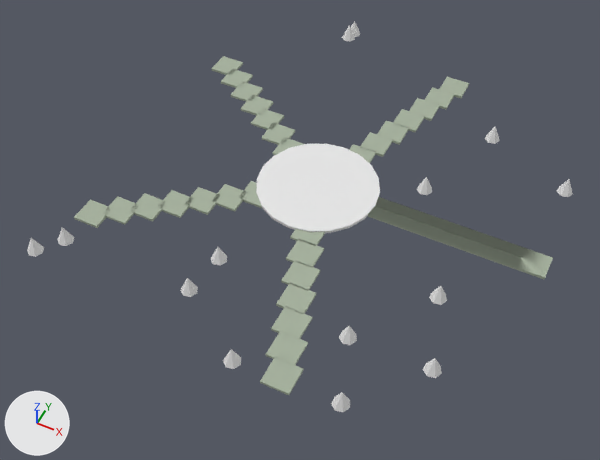
The OBJ model Project/four-districts/assets/models/layout_main.obj: old version first, new version second.
Rendered twice from a 50 mm lens placed at (27.9, -60.3, 67.0), pointed at (0.5, -5.6, -1.3). The lights are fixed; the arrows at lower left show +X, +Y and +Z. The older version comes first. Where no turn or scale is listed for an object, it has been applied to the vertices. Vertices at exactly the same position are counted once.

Script lines for the objects in view, before the commit:
```python
me_layout_main = bpy.data.meshes.new('layout_main')
me_layout_main.from_pydata(...)  # 460 vertices, 742 faces; spans x -22.7..26.5, y -25.8..28.4, z -0.1..3.0
# faces by material slot: [80, 466, 196]
me_layout_main.materials.append(mat_structure)  # white #e7e7e7
me_layout_main.materials.append(mat_ground)  # grey #a6b19e
me_layout_main.materials.append(mat_detail)  # white #e7e7e7
# before: 343 (26.1, 10.8, 1.0) at pixel (572, 194), 344 (25.2, 10.8, 3.0) at pixel (569, 178), 345 (25.7, 10.1, 1.0) at pixel (568, 197), 346 (25.2, 10.8, 1.0), 347 (25.0, 9.9, 1.0) at pixel (561, 196)
# before: 348 (24.3, 10.4, 1.0) at pixel (556, 191), 349 (24.3, 11.2, 1.0) at pixel (558, 187), 350 (25.0, 11.6, 1.0), 351 (25.7, 11.5, 1.0) at pixel (571, 189)
# before: 406 (21.1, -17.5, 1.0) at pixel (441, 373), 407 (20.2, -17.5, 3.0) at pixel (435, 357), 408 (20.7, -18.2, 1.0) at pixel (435, 378), 409 (20.2, -17.5, 1.0), 410 (20.0, -18.4, 1.0) at pixel (427, 376)
# before: 411 (19.3, -17.9, 1.0) at pixel (422, 369), 412 (19.3, -17.1, 1.0) at pixel (425, 363), 413 (20.0, -16.6, 1.0), 414 (20.7, -16.8, 1.0) at pixel (440, 366)
ob_layout_main = bpy.data.objects.new('layout_main', me_layout_main)
ob_layout_main.location = (0.0, 0.0, 0.0)
```
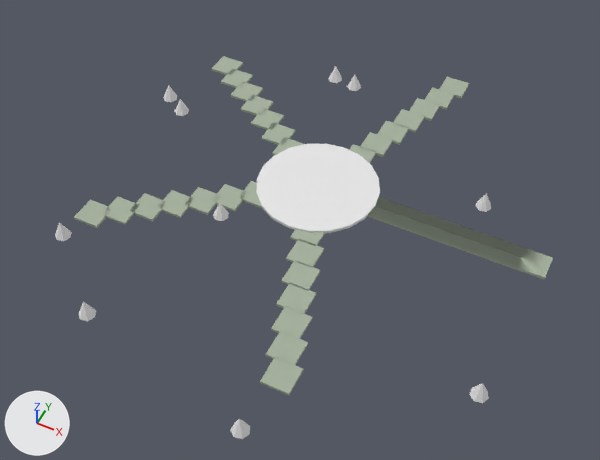
Where the change shows, as pixel boxes (x1, y1, x2, y2) in the pictures (600 x 460 px; the box of a moved part takes in the faces that stretch with it):
```json
{"object": "layout_main", "change": "reshaped", "before": [27, 21, 573, 412], "after": [55, 56, 553, 439], "on screen": "9% narrower"}
{"part": 1, "of": "me_layout_main", "change": "moved or reshaped", "before": [211, 247, 227, 266], "after": [213, 203, 229, 221]}
{"part": 2, "of": "me_layout_main", "change": "moved or reshaped", "before": [27, 238, 44, 257], "after": [78, 302, 96, 321]}
{"part": 3, "of": "me_layout_main", "change": "moved or reshaped", "before": [58, 228, 74, 246], "after": [55, 222, 72, 241]}
{"part": 4, "of": "me_layout_main", "change": "moved or reshaped", "before": [416, 177, 432, 195], "after": [175, 99, 189, 116]}
{"part": 5, "of": "me_layout_main", "change": "moved or reshaped", "before": [342, 25, 355, 41], "after": [347, 74, 361, 91]}
{"part": 6, "of": "me_layout_main", "change": "moved or reshaped", "before": [351, 21, 360, 37], "after": [163, 85, 177, 102]}
{"part": 7, "of": "me_layout_main", "change": "moved or reshaped", "before": [485, 127, 500, 144], "after": [328, 66, 342, 83]}
{"part": 8, "of": "me_layout_main", "change": "moved or reshaped", "before": [339, 326, 357, 345], "after": [469, 383, 489, 403]}
{"part": 9, "of": "me_layout_main", "change": "deleted", "before": [223, 349, 241, 369]}
{"part": 10, "of": "me_layout_main", "change": "deleted", "before": [429, 286, 447, 305]}
{"part": 11, "of": "me_layout_main", "change": "deleted", "before": [331, 392, 350, 412]}
{"part": 12, "of": "me_layout_main", "change": "deleted", "before": [181, 278, 198, 297]}
{"part": 13, "of": "me_layout_main", "change": "moved or reshaped", "before": [557, 179, 573, 197], "after": [475, 193, 491, 212]}
{"part": 14, "of": "me_layout_main", "change": "moved or reshaped", "before": [423, 358, 442, 378], "after": [231, 419, 250, 439]}
```

The change, as JSON lines over the scene's bpy script:
```json
{"block": "me_layout_main", "where": "# used by ob_layout_main; location = (0.0, 0.0, 0.0)"}
{"block": "me_layout_main", "where": "# verts and faces of me_layout_main; kept vertices keep their numbers, new ones are numbered from 460"}
{"op": "remove", "block": "me_layout_main", "code": "me_layout_main.from_pydata(...)  # 460 vertices, 742 faces; spans x -22.7..26.5, y -25.8..28.4, z -0.1..3.0"}
{"op": "add", "block": "me_layout_main", "code": "me_layout_main.from_pydata(...)  # 424 vertices, 686 faces; spans x -23.5..26.5, y -31.7..25.3, z -0.1..3.0"}
{"block": "me_layout_main", "change": "me_layout_main part 1: the loose piece of 9 vertices spanning x -5.0..-3.3, y -15.6..-13.9, z 1.0..3.0 is moved by (-2.9, 5.4, 0.0)"}
{"block": "me_layout_main", "change": "me_layout_main part 2: the loose piece of 9 vertices spanning x -22.7..-21.0, y -23.1..-21.4, z 1.0..3.0 is moved by (9.7, -4.3, 0.0)"}
{"block": "me_layout_main", "change": "me_layout_main part 3: the loose piece of 9 vertices spanning x -20.7..-19.0, y -20.6..-18.8, z 1.0..3.0 is moved by (-0.7, 0.4, 0.0)"}
{"block": "me_layout_main", "change": "me_layout_main part 4: the loose piece of 9 vertices spanning x 10.3..12.0, y 3.2..5.0, z 1.0..3.0 is moved by (-31.2, -0.7, 0.0)"}
{"block": "me_layout_main", "change": "me_layout_main part 5: the loose piece of 9 vertices spanning x -9.0..-7.3, y 25.5..27.2, z 1.0..3.0 is moved by (4.9, -9.2, 0.0)"}
{"block": "me_layout_main", "change": "me_layout_main part 6: the loose piece of 9 vertices spanning x -8.7..-7.0, y 26.7..28.4, z 1.0..3.0 is moved by (-14.8, -22.5, 0.0)"}
{"block": "me_layout_main", "change": "me_layout_main part 7: the loose piece of 9 vertices spanning x 14.5..16.2, y 14.7..16.4, z 1.0..3.0 is moved by (-21.3, 2.0, 0.0)"}
{"block": "me_layout_main", "change": "me_layout_main part 8: the loose piece of 9 vertices spanning x 10.9..12.6, y -18.6..-16.8, z 1.0..3.0 is moved by (13.2, -0.4, 0.0)"}
{"block": "me_layout_main", "change": "me_layout_main part 9: the loose piece of 9 vertices spanning x 2.3..4.1, y -25.8..-24.0, z 1.0..3.0 is deleted"}
{"block": "me_layout_main", "change": "me_layout_main part 10: the loose piece of 9 vertices spanning x 16.9..18.6, y -10.3..-8.5, z 1.0..3.0 is deleted"}
{"block": "me_layout_main", "change": "me_layout_main part 11: the loose piece of 9 vertices spanning x 13.3..15.0, y -25.4..-23.6, z 1.0..3.0 is deleted"}
{"block": "me_layout_main", "change": "me_layout_main part 12: the loose piece of 9 vertices spanning x -5.6..-3.9, y -20.5..-18.7, z 1.0..3.0 is deleted"}
{"block": "me_layout_main", "change": "me_layout_main part 13"}
{"op": "add", "block": "me_layout_main", "code": "for i in [343, 344, 346]: verts[i] += (-7.4, -6.2, 0.0)"}
{"op": "add", "block": "me_layout_main", "code": "for i in [345, 348, 349, 351]: verts[i] += (-7.3, -6.2, 0.0)"}
{"op": "add", "block": "me_layout_main", "code": "verts[347] = (17.6, 3.8, 1.0)  # moved, pixel (479, 210)"}
{"op": "add", "block": "me_layout_main", "code": "verts[350] = (17.6, 5.5, 1.0)  # moved"}
{"block": "me_layout_main", "change": "me_layout_main part 14"}
{"op": "add", "block": "me_layout_main", "code": "for i in [406, 407, 409, 410, 413]: verts[i] += (-12.9, -13.3, 0.0)"}
{"op": "add", "block": "me_layout_main", "code": "for i in [408, 411, 412, 414]: verts[i] += (-12.8, -13.3, 0.0)"}
```
